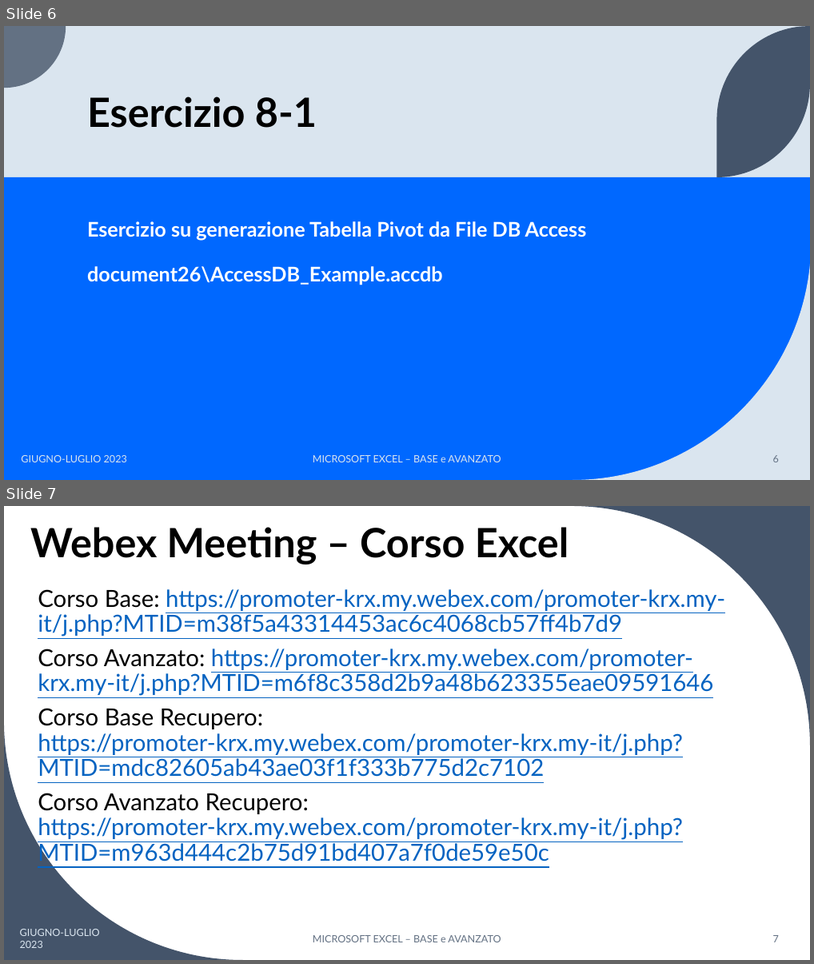
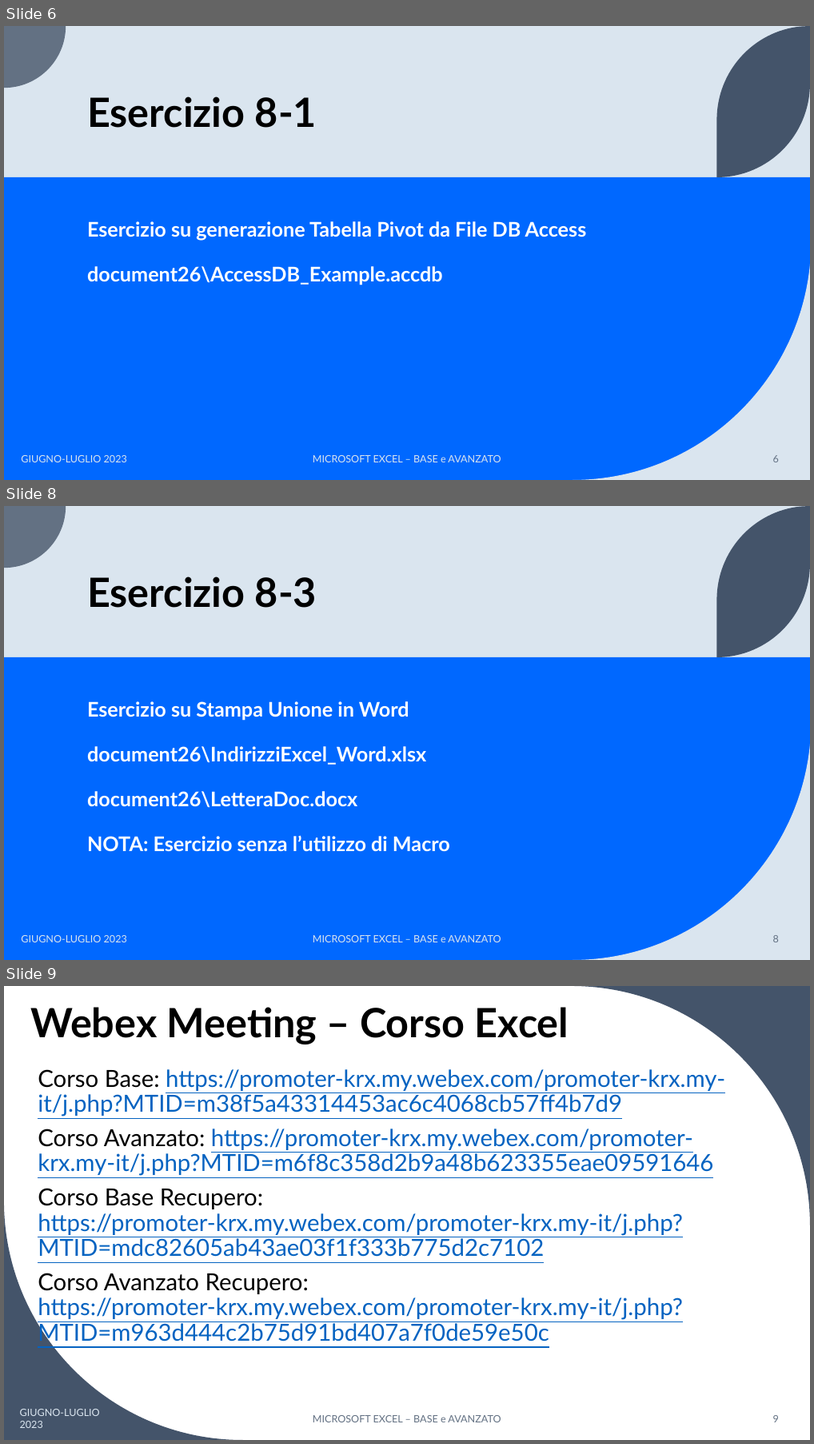
Before and after one commit to teispir/excel, a slide deck: ppt/Corso_Excel_Base_Avanzato_Parte8.pptx. Shown one above the other, each under a label of ours: slides 6 and 7 before the commit, slides 6, 8 and 9 after it; the slides between them are not shown. The pictures are 814x964 and 814x1444 pixels, drawn with LibreOffice and Linux fonts; fonts in the diff are those of the drawing. Boxes give left, top, right and bottom in pixels: in the first picture for what was removed or moved away, otherwise in the second. Text is boxed around its words. In the diff, an @@ line names an element or a change of style, - is before the commit and + after.

Commit message:
adding Parte8 and exercises in documento26

```diff
--- a/ppt/Corso_Excel_Base_Avanzato_Parte8.pptx
+++ b/ppt/Corso_Excel_Base_Avanzato_Parte8.pptx
@@ slide 8 added at [4, 506, 810, 960], background #DAE5EF; not listed: 4 template elements that a slide beside it also shows @@
@@ title added at [87, 576, 317, 608], 48 pt, text #000000, bold @@
+Esercizio 8-3
@@ text added at [87, 701, 450, 852], 24 pt, text #FFFFFF, bold @@
+Esercizio su Stampa Unione in Word
+document26\IndirizziExcel_Word.xlsx
+document26\LetteraDoc.docx
+NOTA: Esercizio senza l’utilizzo di Macro
@@ text added at [21, 935, 127, 942], 12 pt, text #DAE5EF @@
+GIUGNO-LUGLIO 2023
@@ text added at [313, 935, 501, 942], 12 pt, text #DAE5EF @@
+MICROSOFT EXCEL – BASE e AVANZATO
@@ page number added at [774, 935, 779, 942], 12 pt, text #637183 @@
+8
@@ what was slide 7 is now slide 9 @@
@@ page number at [774, 1415, 779, 1422]: text changed @@
-7
+9
```
Also in this commit, not shown: 4 slides changed, 1 other slide added, 10 other files.
